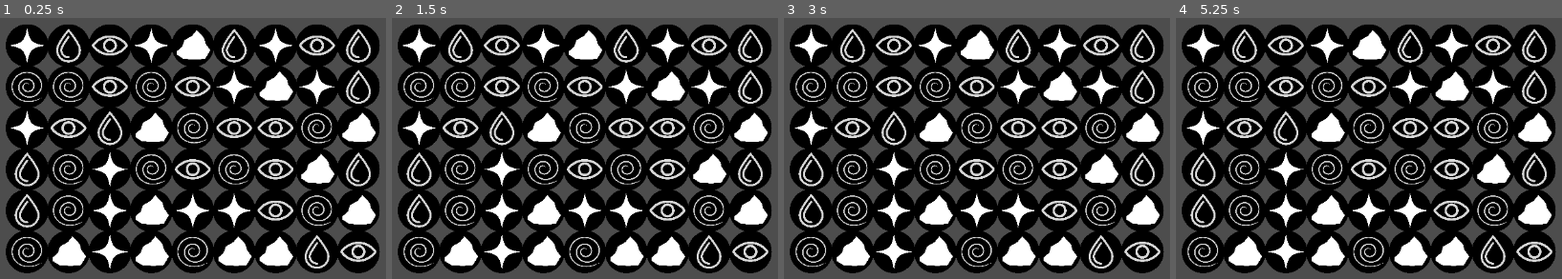
Above: before the commit, frames 1-4 (left to right).
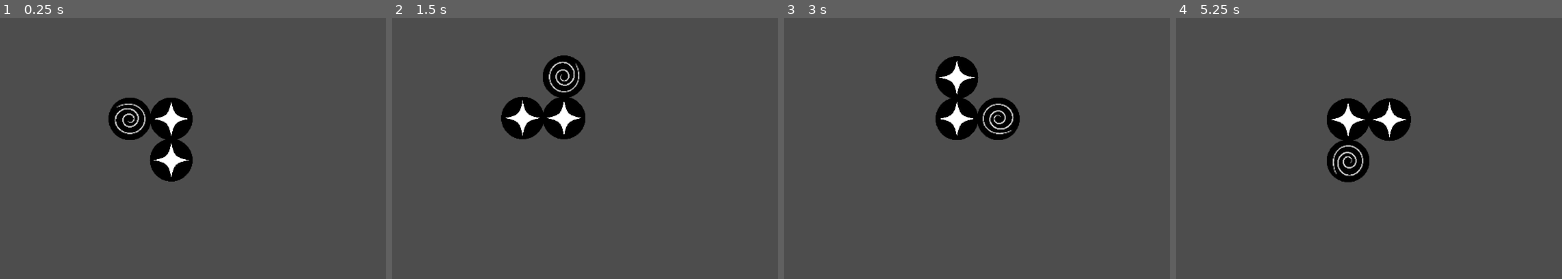
Above: after the commit, the same moments.

Repository: Jose-YP/PuzzlePrototype
Game: Godot game, scene res://Scenes/Main.tscn
Two runs of this game, one before a commit and one after it. Both use one fixed random seed, a clock stepped at 60 frames per second and the inputs below.
Inputs:
- Up to frame 1 (0.25 s): no input
- Up to frame 2 (1.5 s): tap Enter (ui_accept) at 0.5, 0.6, 0.77, 1.07, 1.35 s; hold Right (ui_right) 0.53-1.28 s; hold Down (ui_down) from 1.28 s (still down)
- Up to frame 3 (3 s): tap Enter (ui_accept) at 1.52, 1.82, 2.1, 2.75, 2.85 s; release Down (ui_down) at 2.03 s; hold Right (ui_right) 2.03-2.78 s; hold Up (ui_up) from 2.78 s (still down)
- Up to frame 4 (5.25 s): tap Enter (ui_accept) at 3.02, 3.32, 3.6, 3.77, 4.07, 4.25, 4.35, 4.52, 4.82, 5.1 s; release Up (ui_up) at 3.53 s; hold Left (ui_left) 3.53-5.03 s; tap Escape (ui_cancel) at 4.15 s; hold Down (ui_down) from 5.03 s (still down)

The runs differ from the first frame. In frame 1, 74% of the frame differs, in the area x 1-99%, y 2-98%; in frame 2, 74%; in frame 3, 74%; in frame 4, 74%.

Commit message:
A full piece spawns but they aren't read properly in the board

Diff:
--- a/Code/Scenes/Board.gd
+++ b/Code/Scenes/Board.gd
@@ -8,25 +8,27 @@
 #GRID SIZE, DIMENTIONS, SPACE SIZE AND STARTING POSITIONS (CODE AND IN-GAME)
 @export_category("Grid")
 @export var width: int = 9
-@export var height: int = 7
-@export var x_offset: float = 64
-@export var y_offset: float = -5
-@export var x_start: float = 64
-@export var y_start: float = 800
-@export var start_pos: Vector2 = Vector2(5,7)
+@export var height: int = 9 #row 0, 1 and 2 are fail state rows
+@export var offset: Vector2 = Vector2(50,50)
+@export var origin: Vector2 = Vector2(200, 150)
+@export var start_pos: Vector2 = Vector2(5,2)
 @export_category("Process Constants")
 @export var gravity: float = 9.8
 @export var hold_wait: float = 1.5
+@export var fail_rows: int = 2
 
 #Variables
 var board: Array[Array]
+var currentPiece
 
 #______________________________
 #INITIALIZATION
 #______________________________
-func _ready():
+func _ready() -> void:
 	board = make_grid()
-	fill_board()
+	spawn_piece()
+	#fill_board()
+	display_board()
 
 func make_grid() -> Array[Array]:
 	var array: Array[Array] = []
@@ -35,24 +37,59 @@
 		array.append([])
 		for j in height:
 			array[i].append(null)
-		print("Column, ",i,"\t",array[i])
 
 	return array
+
+#______________________________
+#BASIC CONTROLS
+#______________________________
+func spawn_piece() -> void:
+	currentPiece = fullPiece.instantiate()
+	$Grid.add_child(currentPiece)
+
+	#If the rotation puts a piece below center, raise center by 1
+	var spawnPos: Vector2 = start_pos
+	if currentPiece.rotation_degrees >= 90 and currentPiece.rotation_degrees <= 180:
+		spawnPos.y += 1
+		print("Facing down: ",spawnPos)
+	currentPiece.global_position = grid_to_pixel(spawnPos)
+	print("Center Pirece: ", spawnPos, currentPiece.pieces[0].global_position)
+	board[int(spawnPos.x)].insert(int(spawnPos.y), currentPiece.pieces[0])
+
+
+	print("\nCenter: ",currentPiece.pieces[0].global_position,  "1: ",currentPiece.pieces[1].global_position, "2: ",currentPiece.pieces[2].global_position,"\n")
+
+	#1   ## X1 ##2x ## 2
+	#x2  ## 2  ## 1 ##1x
+	#Add two other pieces based on position
+	var storedP2G: Vector2 = pixel_to_grid(currentPiece.pieces[1])
+	print("Piece 1: ",storedP2G, currentPiece.pieces[1].global_position)
+	board[int(storedP2G.x)].insert(int(storedP2G.y), currentPiece.pieces[1])
+
+	storedP2G = pixel_to_grid(currentPiece.pieces[2])
+	print("\nPiece 2: ",storedP2G, currentPiece.pieces[2].global_position)
+	board[int(storedP2G.x)].insert(int(storedP2G.y), currentPiece.pieces[2])
 
 #______________________________
 #CONVERSION
 #______________________________
 #Turn computer positions into visual positions
-func grid_to_pixel(i, j) -> Vector2:
-	var Xnew: float = x_start + x_offset * i
-	var Ynew: float = y_start + y_offset * j
+func grid_to_pixel(gridPos: Vector2) -> Vector2:
+	var Xnew: float = origin.x + offset.x * gridPos.x
+	var Ynew: float = origin.y + offset.y * gridPos.y
+
+	print("Cetner spawn at: ", Vector2(Xnew, Ynew))
 
 	return Vector2(Xnew, Ynew)
 
 #Turn visual positions into computer positions
-func pixel_to_grid(xPixel, yPixel) -> Vector2:
-	var Xnew: int = round((xPixel - x_start) / x_offset)
-	var Ynew: int = round((yPixel - y_start) / -y_offset)
+func pixel_to_grid(piece) -> Vector2:
+	var start_const: Vector2 = Vector2(origin.x - 50, origin.y + 50)
+	var Xnew: int = round((piece.global_position.x - start_const.x) / offset.x)
+	var Ynew: int = round((piece.global_position.y - start_const.y) / offset.y)
+
+	print("Global: ",piece.global_position.x, " Start const: ", start_const.x)
+	print("Global: ",piece.global_position.y, " Start const: ", start_const.y)
 
 	return Vector2(Xnew, Ynew)
 
@@ -62,12 +99,23 @@
 func fill_board() -> void:
 	for i in width:
 		for j in height:
-			if j == 0:
+			if j <= fail_rows:
 				continue
 			var piece = pieces.instantiate()
 			$Grid.add_child(piece)
 			#let the piece fall into pixel position
 			#I like how it starts lol
-			piece.position = grid_to_pixel(i,j)
+			piece.position = grid_to_pixel(Vector2(i,j))
 			#Give the piece it's grid position
 			board[i][j] = piece
+
+func display_board() -> void:
+	for j in height:
+		var debugString: String
+		for i in width:
+			if board[i][j] != null:
+				debugString = str(debugString, board[i][j].currentType)
+			else:
+				debugString = str(debugString, null)
+
+		print("Row: ",j,"\t", debugString)
--- a/Code/Scenes/FullPiece.gd
+++ b/Code/Scenes/FullPiece.gd
@@ -1,5 +1,27 @@
 extends Node2D
 
-func _ready():
+enum STATE {MOVE, PLACED}
+
+var pieces: Array
+var currentState: STATE = STATE.MOVE
+
+func _ready() -> void:
 	var rotNum: int = randi_range(0,3)
 	rotation_degrees = 90 * rotNum
+
+	pieces = [$SinglePiece,$SinglePiece2,$SinglePiece3]
+
+func _process(_delta):
+	if currentState == STATE.MOVE:
+		if Input.is_action_just_pressed("ui_accept"):
+			rotation_degrees = fmod(rotation_degrees+90,360)
+		if Input.is_action_just_pressed("ui_cancel"):
+			rotation_degrees = fmod(rotation_degrees-90,360)
+		if Input.is_action_just_pressed("ui_left"):
+			pass
+		if Input.is_action_just_pressed("ui_right"):
+			pass
+		if Input.is_action_just_pressed("ui_up"):
+			pass
+		if Input.is_action_just_pressed("ui_down"):
+			pass
--- a/Code/Scenes/SinglePiece.gd
+++ b/Code/Scenes/SinglePiece.gd
@@ -5,7 +5,11 @@
 var typeID: int = 0
 var currentType: String = "Earth"
 
-func _ready():
+func _ready() -> void:
 	typeID = randi_range(0,Globals.piece_types.size() - 1)
 	currentType = Globals.piece_types[typeID]
 	$TextureRect.texture = pieces[typeID]
+
+func _process(_delta) -> void:
+	if rotation != 0:
+		rotation = 0
--- a/Scenes/Main.tscn
+++ b/Scenes/Main.tscn
@@ -4,10 +4,6 @@
 
 [node name="Main" type="Node2D"]
 script = ExtResource("1_wufa0")
-x_offset = 50.0
-y_offset = 50.0
-x_start = 200.0
-y_start = 150.0
 
 [node name="Grid" type="Node2D" parent="."]
 position = Vector2(-20, -61)
